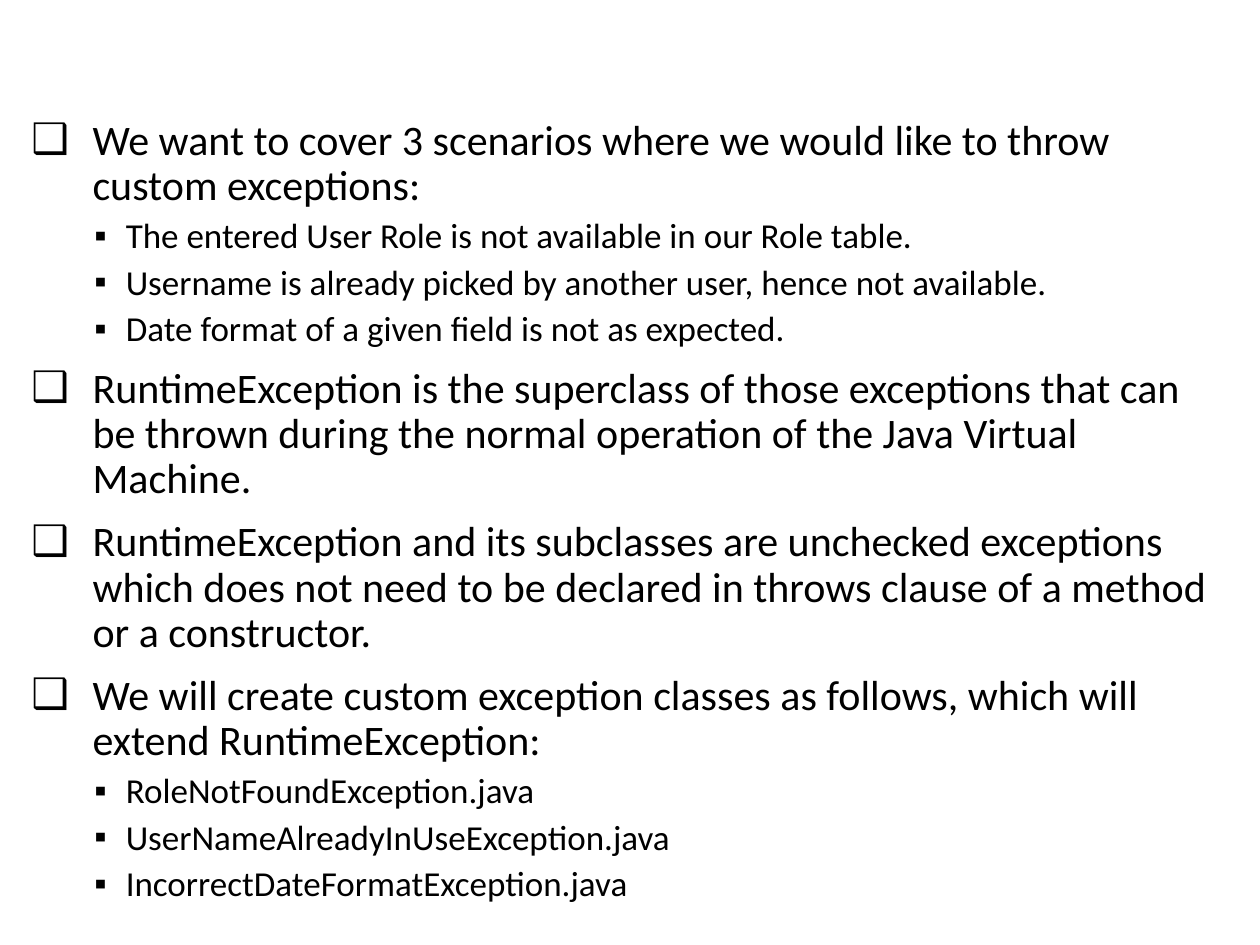
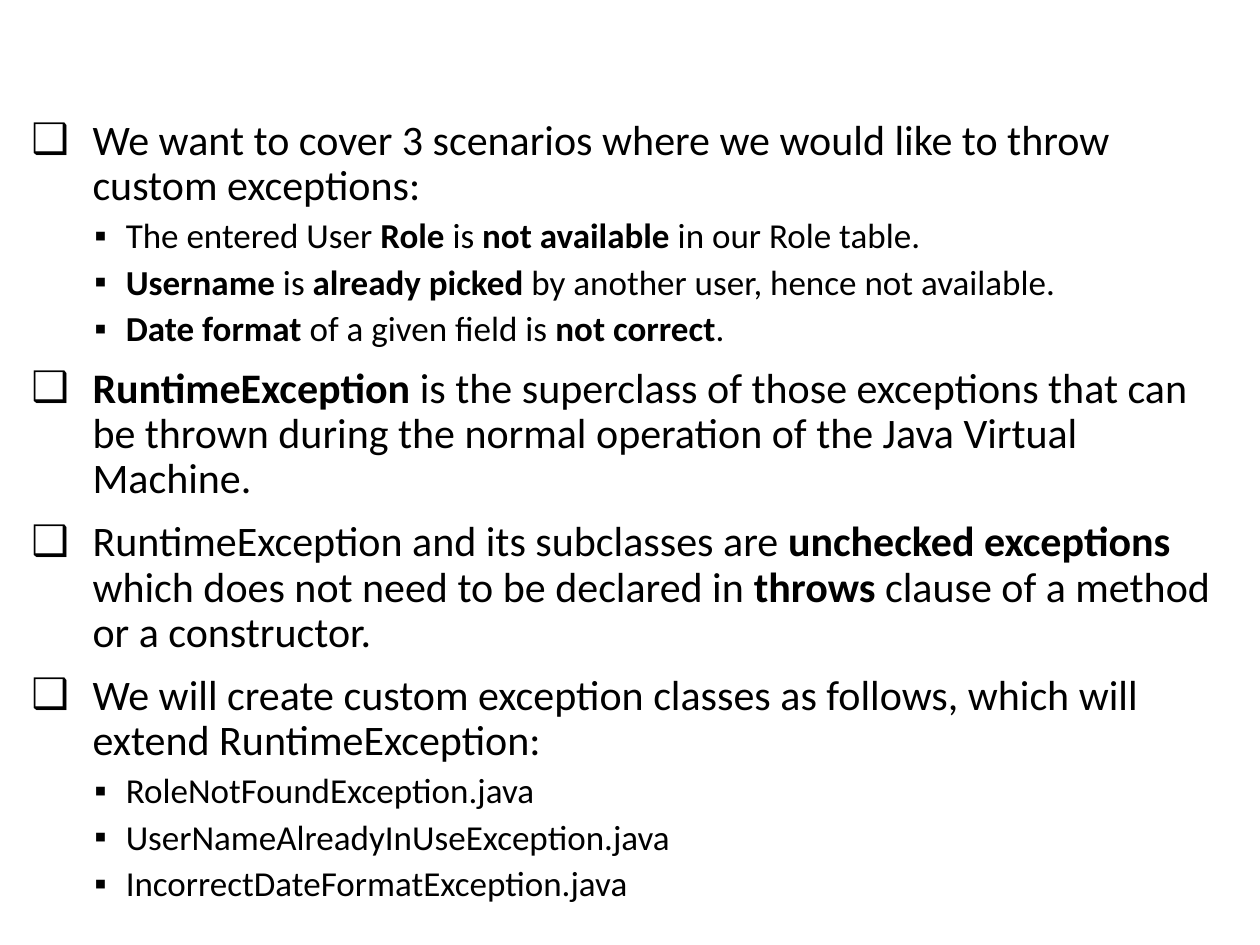
Before and after one commit to vishalrangras/spring-boot-sample, a slide deck: slide 59 of Developing with Spring Boot.pptx (slide 52 before the commit). Drawn at 1260x945 pixels with LibreOffice and Linux fonts; fonts in the diff are those of the drawing; background and template pictures are left out. Boxes give left, top, right and bottom in pixels: in the first picture for what was removed or moved away, otherwise in the second. Text is boxed around its words. In the diff, an @@ line names an element or a change of style, - is before the commit and + after.

```diff
--- a/Developing with Spring Boot.pptx
+++ b/Developing with Spring Boot.pptx
@@ text at (x1=93, y1=223, x2=1210, y2=648): bold on in "Role not available", "Username already picked", "RuntimeException", "unchecked exceptions throws" @@
@@ text at (x1=126, y1=316, x2=724, y2=347): text changed; bold on @@
-  ▪ Date format of a given field is not as expected.
+  ▪ Date format of a given field is not correct.
```
Also in this commit, not shown: 21 other slides changed, 19 slides added.
